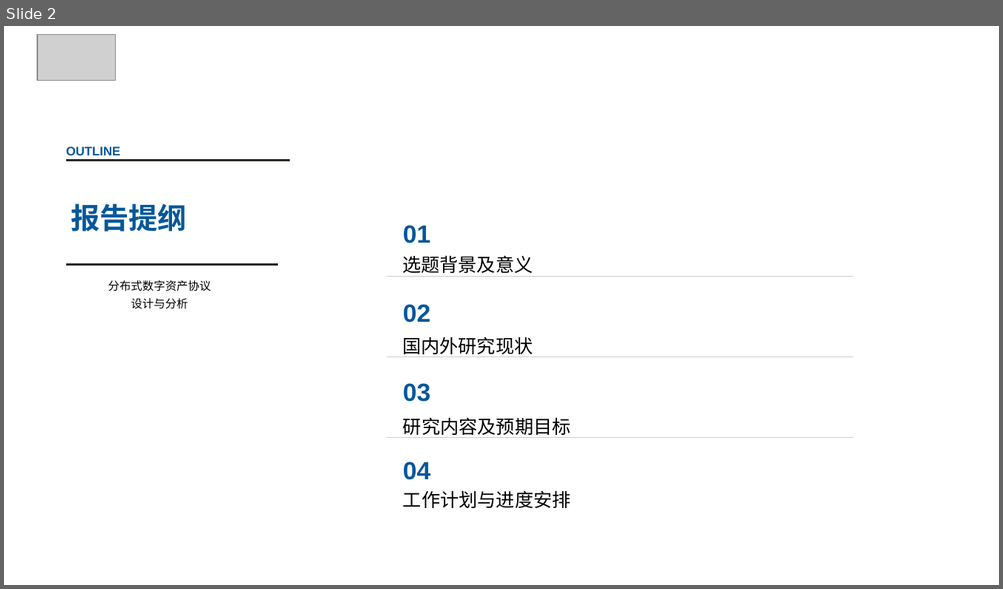
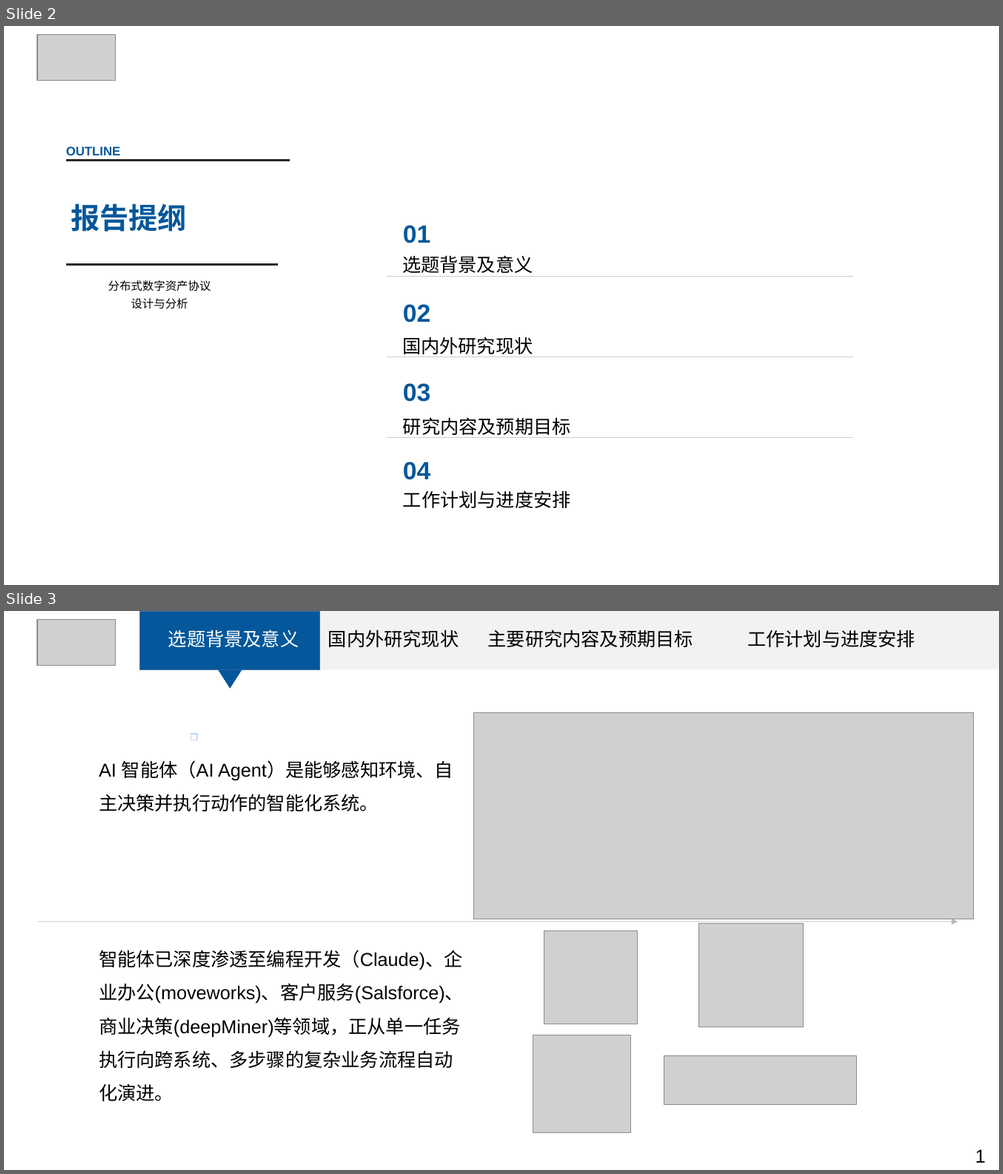
Before and after one commit to tiaxiaoer/Graduate-Paper, a slide deck: Graduate-Paper/Proposal/开题答辩ppt-袁伟奇.pptx. Shown one above the other, each under a label of ours: slide 2 before the commit, slides 2 and 3 after it. The pictures are 1003x589 and 1003x1174 pixels, drawn with LibreOffice and Linux fonts; fonts in the diff are those of the drawing; grey boxes stand for pictures. Boxes give left, top, right and bottom in pixels: in the first picture for what was removed or moved away, otherwise in the second. Text is boxed around its words. In the diff, an @@ line names an element or a change of style, - is before the commit and + after.

```diff
--- a/Graduate-Paper/Proposal/开题答辩ppt-袁伟奇.pptx
+++ b/Graduate-Paper/Proposal/开题答辩ppt-袁伟奇.pptx
@@ slide 3 added at (4,611,999,1170), background #FFFFFF @@
@@ picture added at (37,620,115,666) @@
@@ rectangle added at (140,611,319,670), fill #04579A, outline #476FAA 1 pt @@
@@ text added at (168,629,915,647), 18 pt, text #000000 @@
+选题背景及意义 国内外研究现状 主要研究内容及预期目标 工作计划与进度安排
@@ rectangle added at (319,611,482,670), fill #F2F2F2 @@
@@ rectangle added at (482,611,737,670), fill #F2F2F2 @@
@@ rectangle added at (737,611,999,670), fill #F2F2F2 @@
@@ triangle added at (218,670,242,689), fill #04579A @@
@@ picture added at (473,712,973,919) @@
@@ rectangle added at (191,734,197,740), outline #BFD5F5 1 pt @@
@@ text added at (99,760,453,812), 18 pt, text #000000 @@
+AI 智能体（AI Agent）是能够感知环境、自主决策并执行动作的智能化系统。
@@ arrow added from (37, 922) to (958, 922), #808080 0.5 pt @@
@@ picture added at (544,931,637,1025) @@
@@ picture added at (699,923,803,1028) @@
@@ text added at (99,950,464,1102), 18 pt, text #000000 @@
+智能体已深度渗透至编程开发（Claude)、企业办公(moveworks)、客户服务(Salsforce)、商业决策(deepMiner)等领域，正从单一任务执行向跨系统、多步骤的复杂业务流程自动化演进。
@@ picture added at (533,1036,631,1133) @@
@@ picture added at (663,1056,856,1105) @@
@@ text added at (975,1150,985,1163), 18 pt, text #000000 @@
+1
```
Also in this commit, not shown: 1 slide changed, 12 other slides added, 51 other files.
